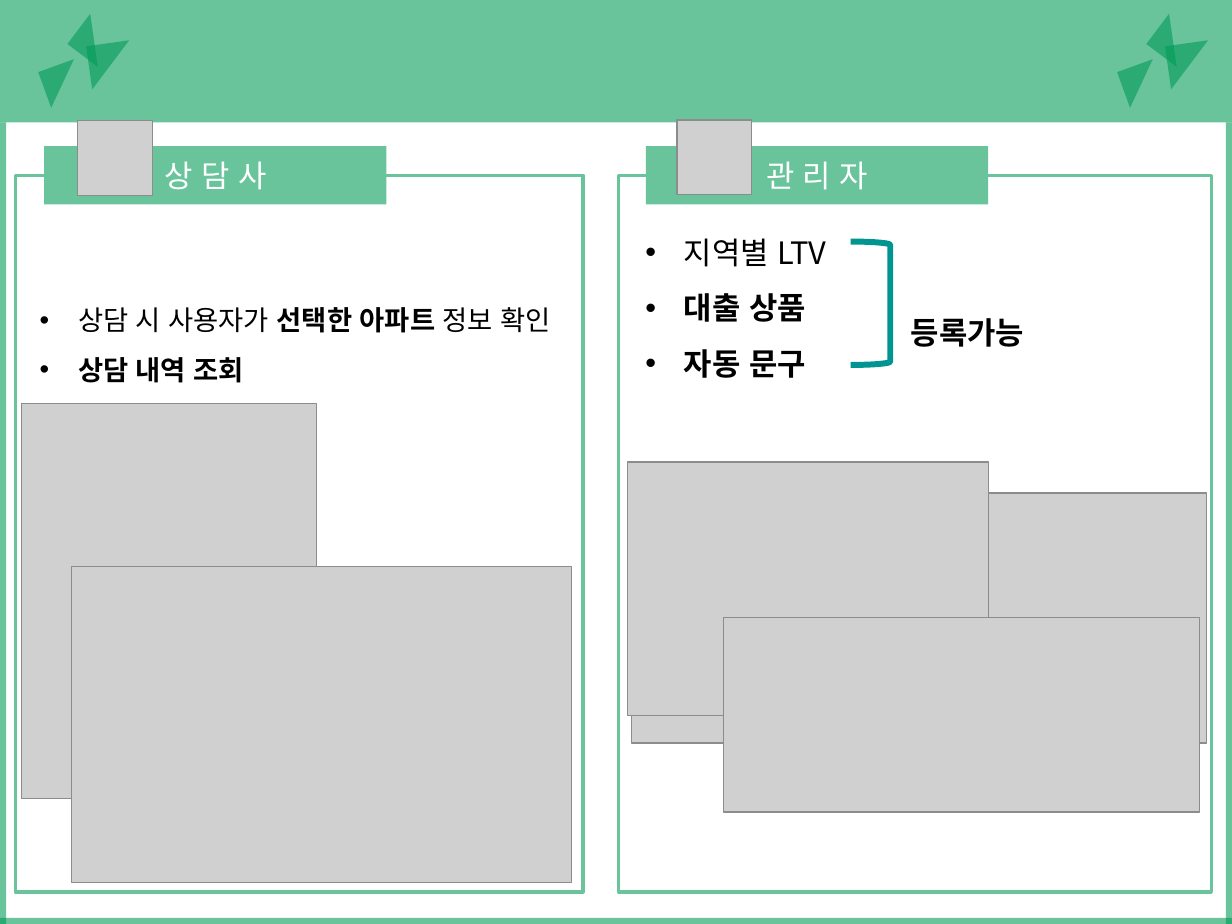
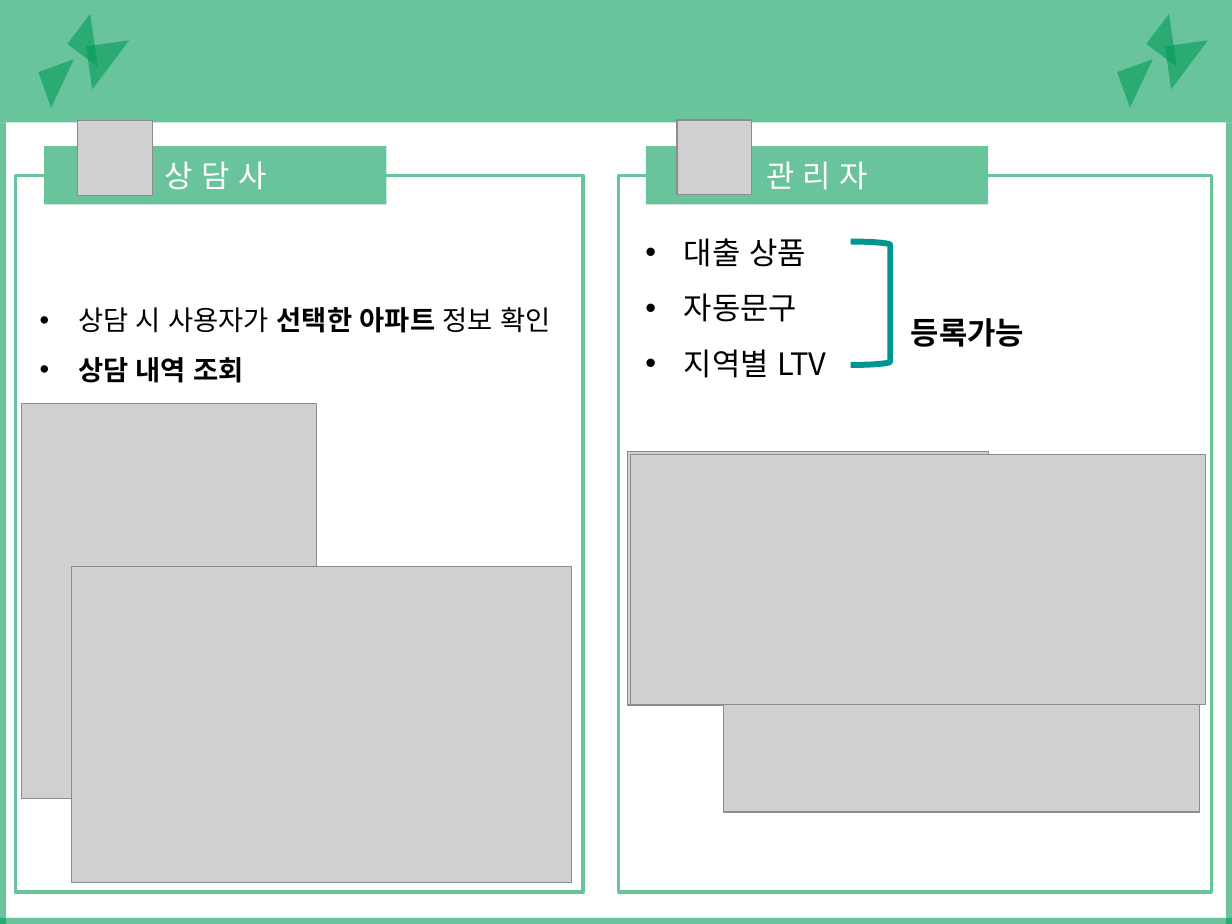
Before and after one commit to koposoftware/2020_1_hjkim, a slide deck: slide 9 of gitDoc/최종프로젝트발표.pptx. Drawn at 1232x924 pixels with LibreOffice and Linux fonts; fonts in the diff are those of the drawing; grey boxes stand for pictures. Boxes give left, top, right and bottom in pixels: in the first picture for what was removed or moved away, otherwise in the second. Text is boxed around its words. In the diff, an @@ line names an element or a change of style, - is before the commit and + after.

```diff
--- a/gitDoc/최종프로젝트발표.pptx
+++ b/gitDoc/최종프로젝트발표.pptx
@@ text at (684,238,806,322): paragraphs added @@
+• 대출 상품
+• 자동문구
@@ text at (684,293,806,378): paragraphs removed @@
-• 대출 상품
-• 자동 문구
@@ picture: place and size @@
-picture at (627,462,988,716)
+picture at (627,451,988,705)
@@ picture: place and size @@
-picture at (631,493,1206,743)
+picture at (631,455,1206,705)
```
Also in this commit, not shown: 2 other slides changed, 2 slides added, 6 slides removed.
